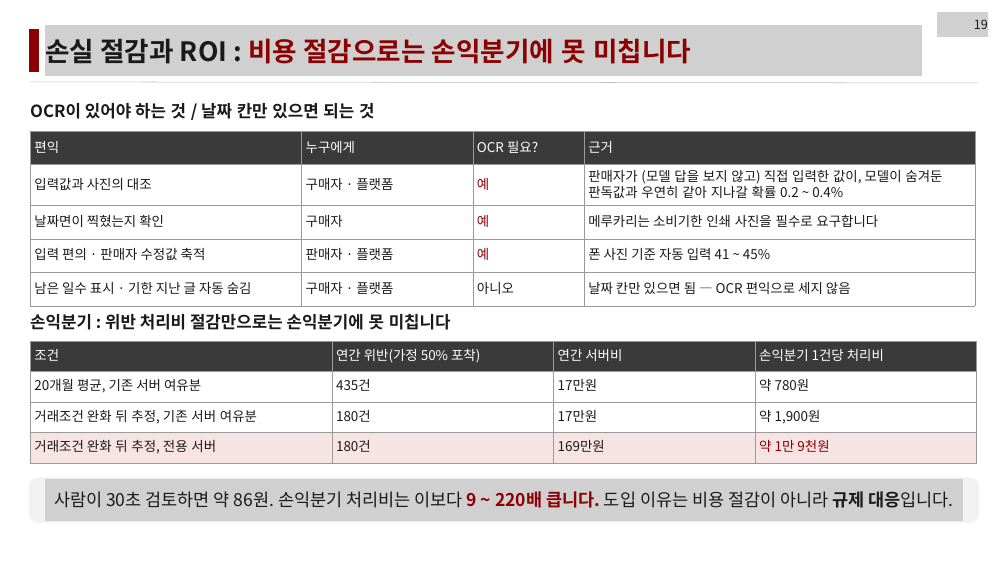
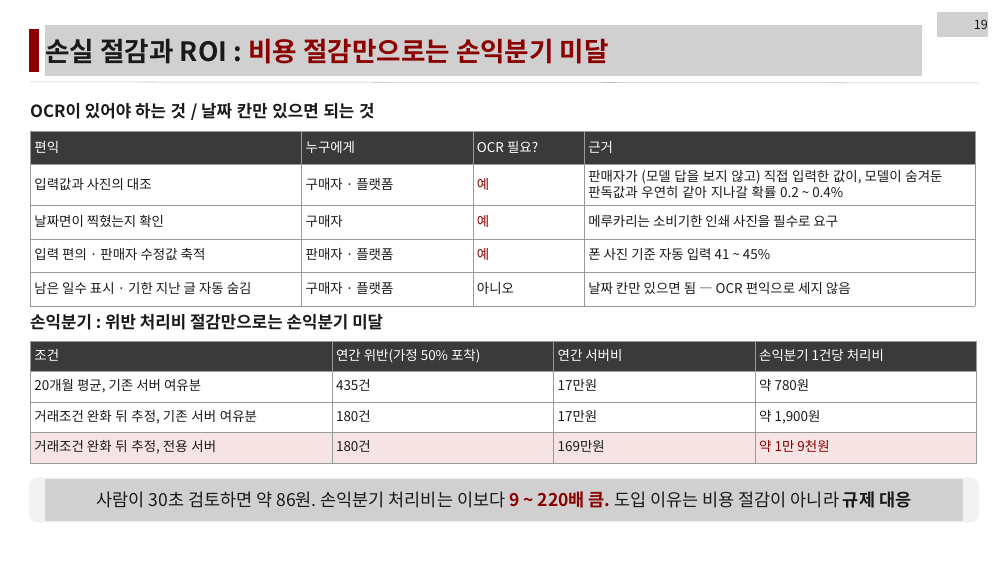
Before and after one commit to LEEbyeongchul/itda3-CODE-subway, a slide deck: slide 19 of 발표/[CODE]_서브웨이_본선발표.pptx. Drawn at 1008x567 pixels with LibreOffice and Linux fonts; fonts in the diff are those of the drawing; grey boxes stand for pictures. Boxes give left, top, right and bottom in pixels: in the first picture for what was removed or moved away, otherwise in the second. Text is boxed around its words. In the diff, an @@ line names an element or a change of style, - is before the commit and + after.

```diff
--- a/발표/[CODE]_서브웨이_본선발표.pptx
+++ b/발표/[CODE]_서브웨이_본선발표.pptx
@@ text at (45, 38, 609, 64): text changed @@
-손실 절감과 ROI : 비용 절감으로는 손익분기에 못 미칩니다
+손실 절감과 ROI : 비용 절감만으로는 손익분기 미달
@@ table at (30, 131, 975, 306) @@
-row 3, column 4: 메루카리는 소비기한 인쇄 사진을 필수로 요구합니다
+row 3, column 4: 메루카리는 소비기한 인쇄 사진을 필수로 요구
@@ text at (30, 314, 383, 330): text changed @@
-손익분기 : 위반 처리비 절감만으로는 손익분기에 못 미칩니다
+손익분기 : 위반 처리비 절감만으로는 손익분기 미달
@@ text at (97, 491, 911, 508): text changed @@
-사람이 30초 검토하면 약 86원. 손익분기 처리비는 이보다 9 ~ 220배 큽니다. 도입 이유는 비용 절감이 아니라 규제 대응입니다.
+사람이 30초 검토하면 약 86원. 손익분기 처리비는 이보다 9 ~ 220배 큼. 도입 이유는 비용 절감이 아니라 규제 대응
```
Also in this commit, not shown: 16 other slides changed, 1 other file.
